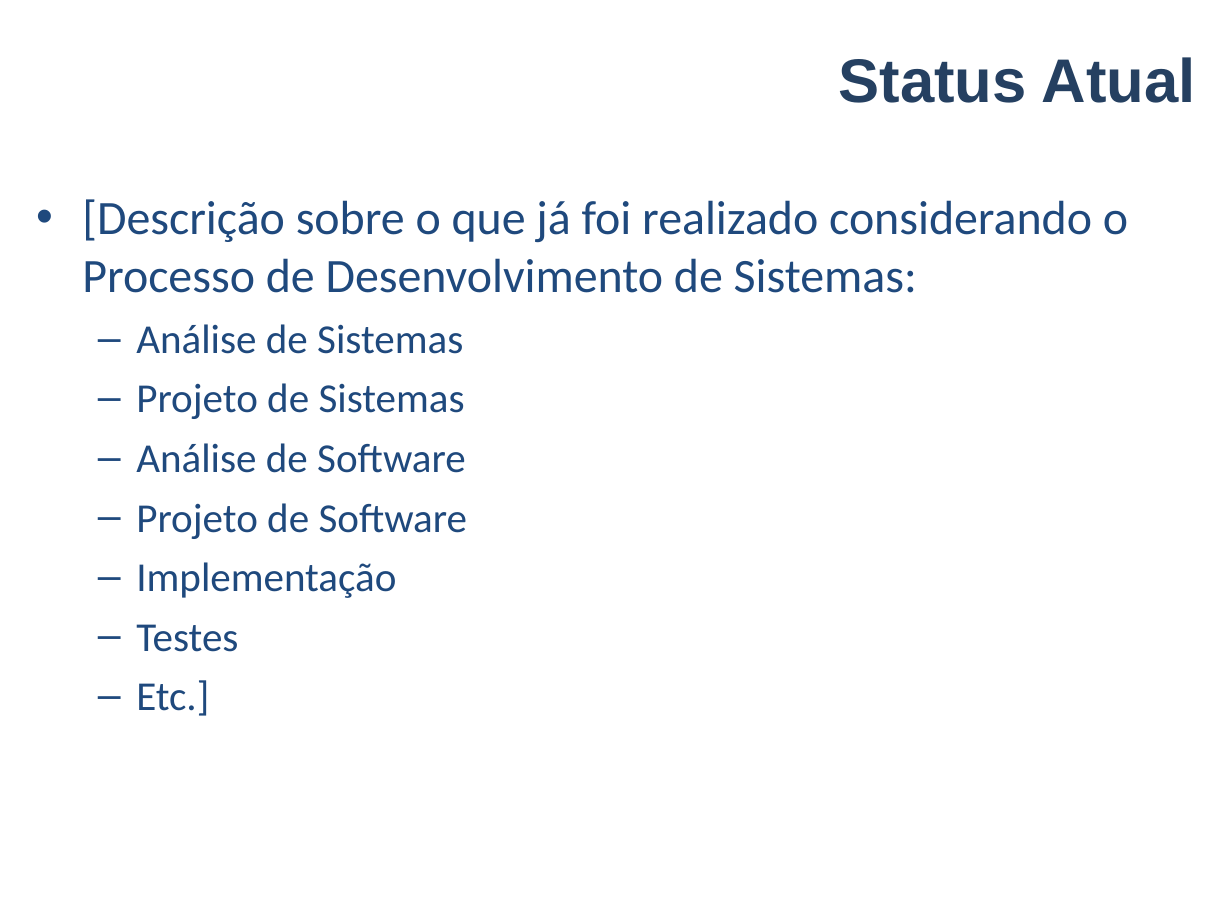
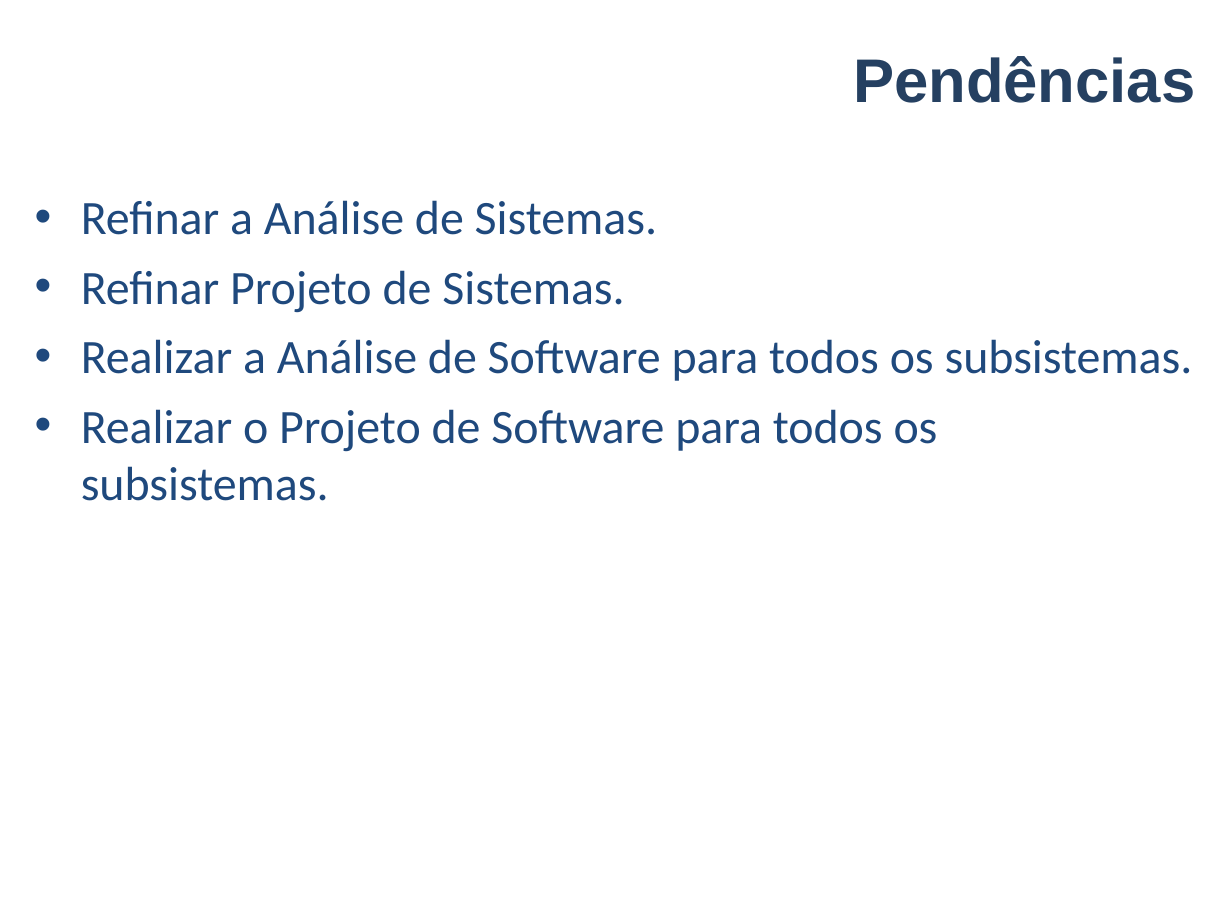
Before and after one commit to VagnerAlcantara/TCC, a slide deck: slide 9 of AnteProjeto/Apresentacao do Anteprojeto.ppt (slide 7 before the commit). Drawn at 1232x924 pixels with LibreOffice and Linux fonts; fonts in the diff are those of the drawing; background and template pictures are left out. Boxes give left, top, right and bottom in pixels: in the first picture for what was removed or moved away, otherwise in the second. Text is boxed around its words. In the diff, an @@ line names an element or a change of style, - is before the commit and + after.

```diff
--- a/AnteProjeto/Apresentacao do Anteprojeto.ppt
+++ b/AnteProjeto/Apresentacao do Anteprojeto.ppt
@@ title at [853,56,1195,103]: text changed @@
-Status Atual
+Pendências
@@ text at [81,200,1193,501]: text changed; size 24 to 28 pt @@
-• [Descrição sobre o que já foi realizado considerando o Processo de Desenvolvimento de Sistemas:
-  – Análise de Sistemas
-  – Projeto de Sistemas
-  – Análise de Software
-  – Projeto de Software
-  – Implementação
-  – Testes
-  – Etc.]
+• Refinar a Análise de Sistemas.
+• Refinar Projeto de Sistemas.
+• Realizar a Análise de Software para todos os subsistemas.
+• Realizar o Projeto de Software para todos os subsistemas.
```
Also in this commit, not shown: 4 other slides changed, 3 slides added, 3 slides removed.
